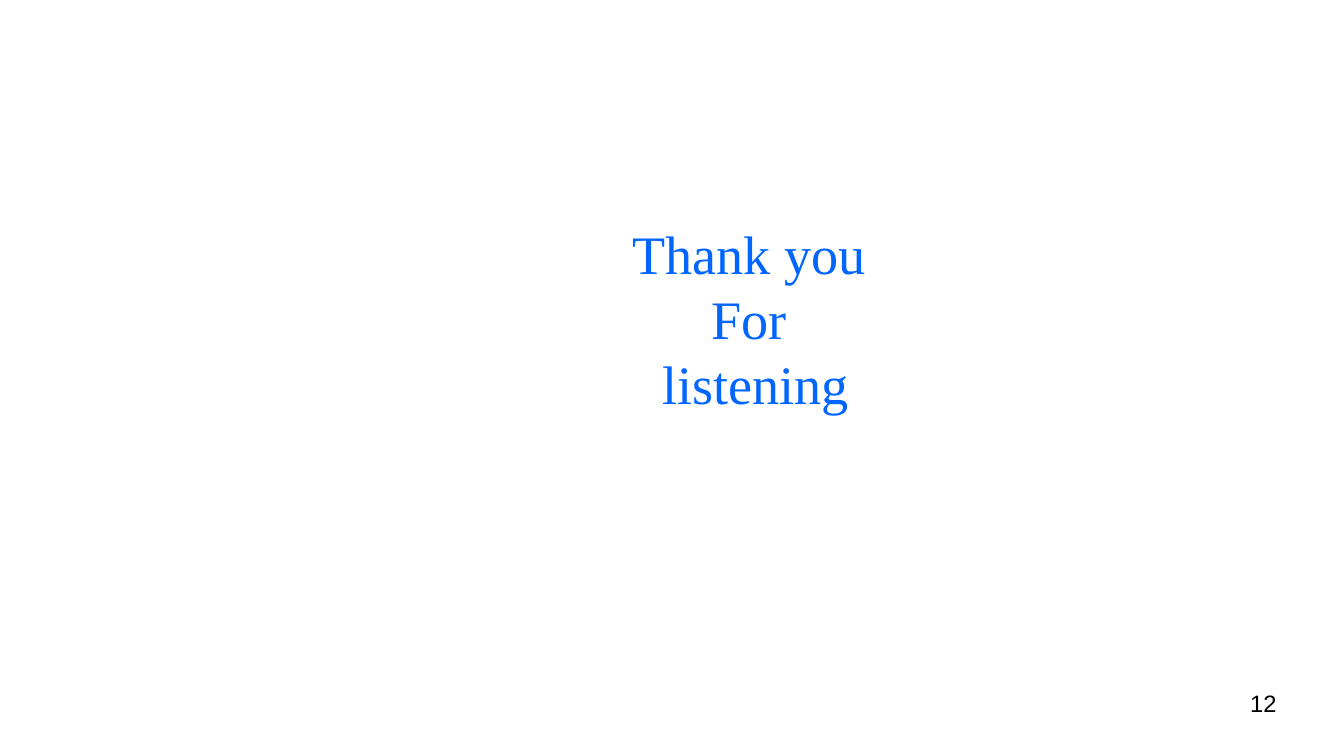
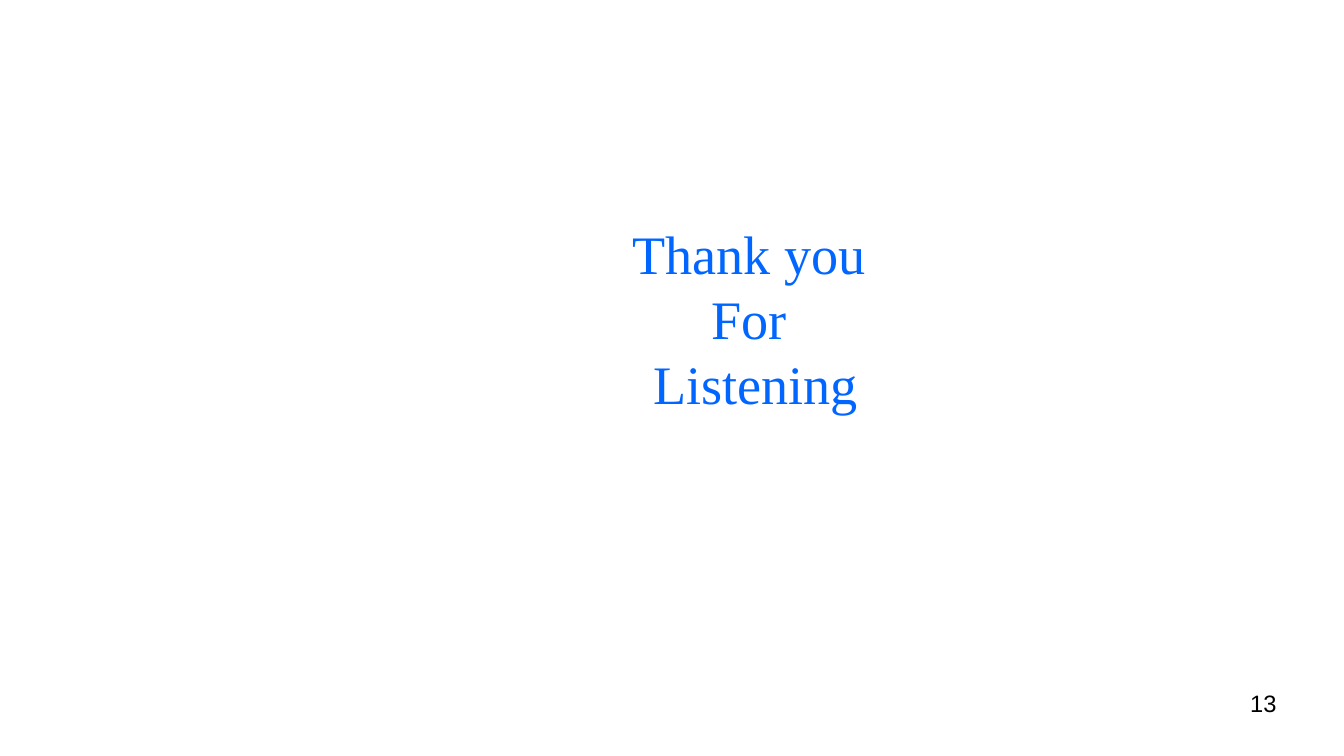
Before and after one commit to BryanAbuchery/Group_Project, a slide deck: slide 13 of Group_presentation.odp (slide 12 before the commit). Drawn at 1344x756 pixels with LibreOffice and Linux fonts; fonts in the diff are those of the drawing; background and template pictures are left out. Boxes give left, top, right and bottom in pixels: in the first picture for what was removed or moved away, otherwise in the second. Text is boxed around its words. In the diff, an @@ line names an element or a change of style, - is before the commit and + after.

```diff
--- a/Group_presentation.odp
+++ b/Group_presentation.odp
@@ subtitle at box(653, 368, 858, 415): text changed @@
-listening
+Listening
@@ page number at box(1250, 695, 1276, 713): text changed @@
-12
+13
```
Also in this commit, not shown: 6 other slides changed, 1 slide added.
